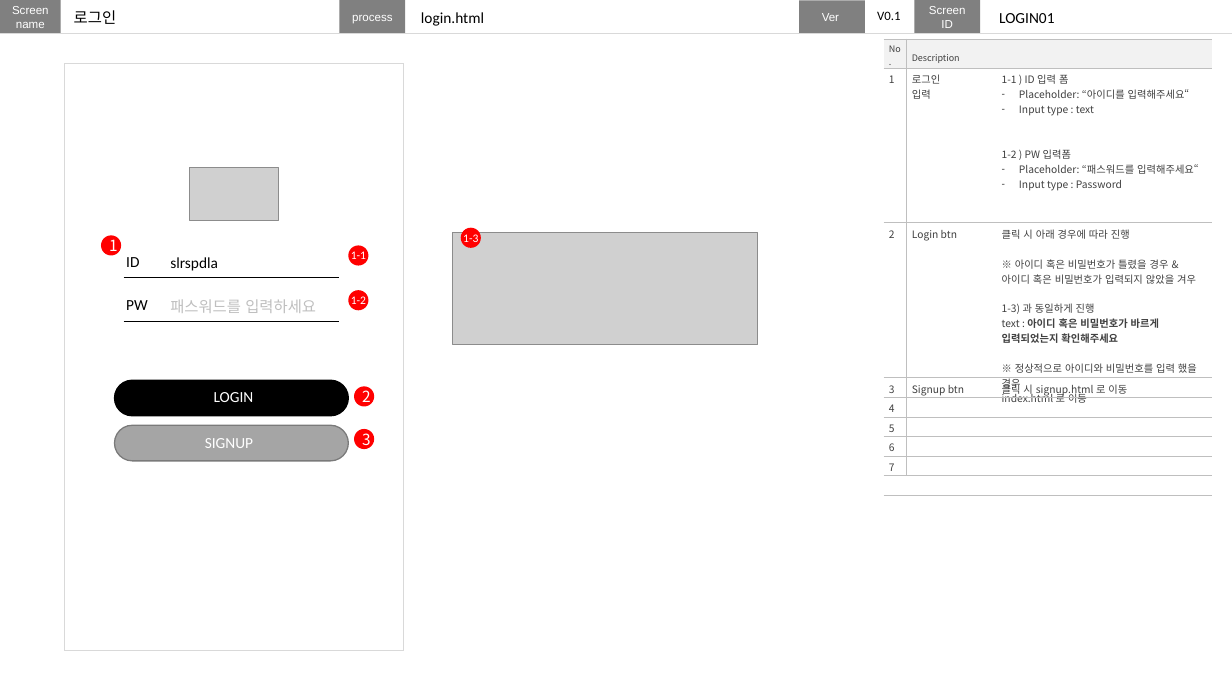
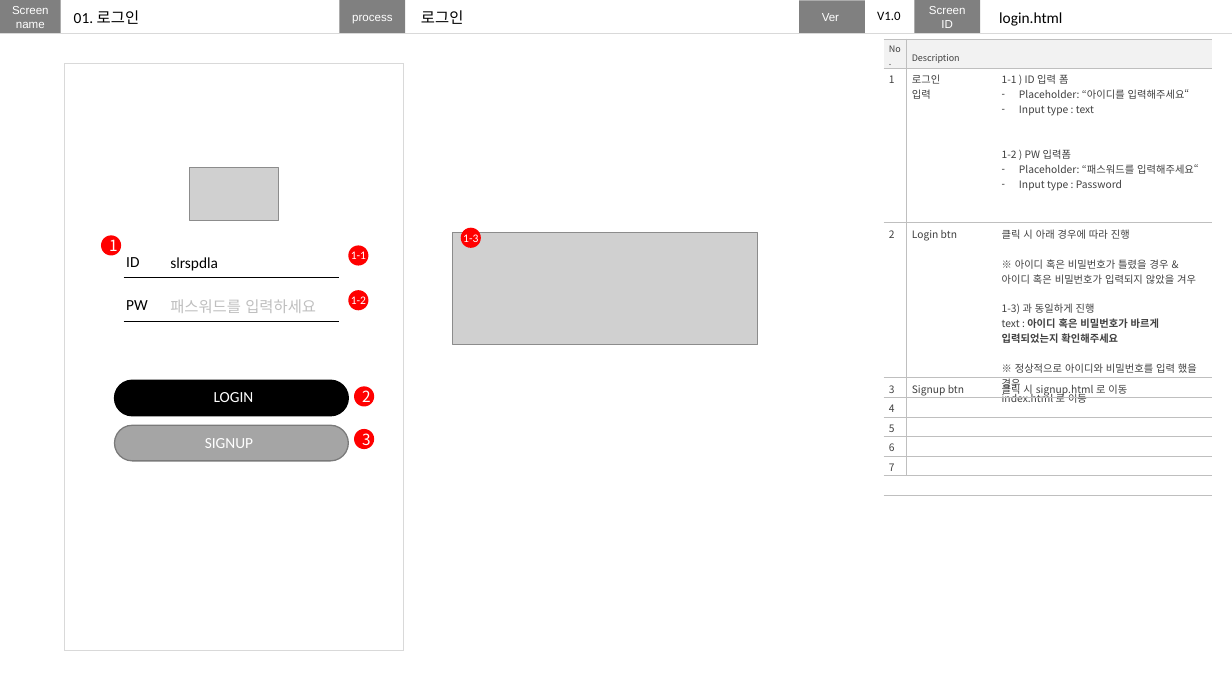
Before and after one commit to nohminkyoung/final_anchovy, a slide deck: slide 12 of plan/finalproject.pptx (slide 19 before the commit). Drawn at 1232x693 pixels with LibreOffice and Linux fonts; fonts in the diff are those of the drawing; grey boxes stand for pictures. Boxes give left, top, right and bottom in pixels: in the first picture for what was removed or moved away, otherwise in the second. Text is boxed around its words. In the diff, an @@ line names an element or a change of style, - is before the commit and + after.

```diff
--- a/plan/finalproject.pptx
+++ b/plan/finalproject.pptx
@@ text at [74,10,139,24]: text changed @@
-로그인
+01. 로그인
@@ text added at [421,10,463,24], 12 pt, text #000000 @@
+로그인
@@ text at [877,11,900,20]: text changed @@
-V0.1
+V1.0
@@ text "login.html": place and size @@
-text "login.html" at [421,12,484,26]
+text "login.html" at [999,12,1062,26]
@@ text removed at [999,13,1054,23] @@
-LOGIN01
```
Also in this commit, not shown: 29 other slides changed, 7 slides added, 9 slides removed.
